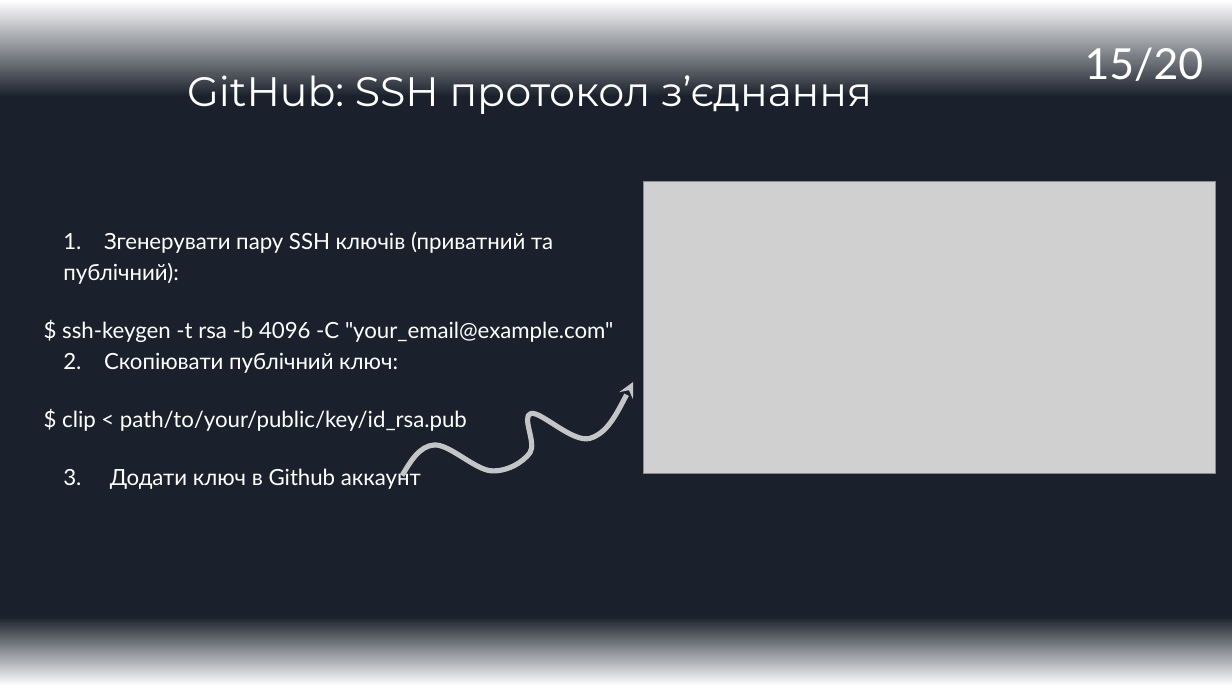
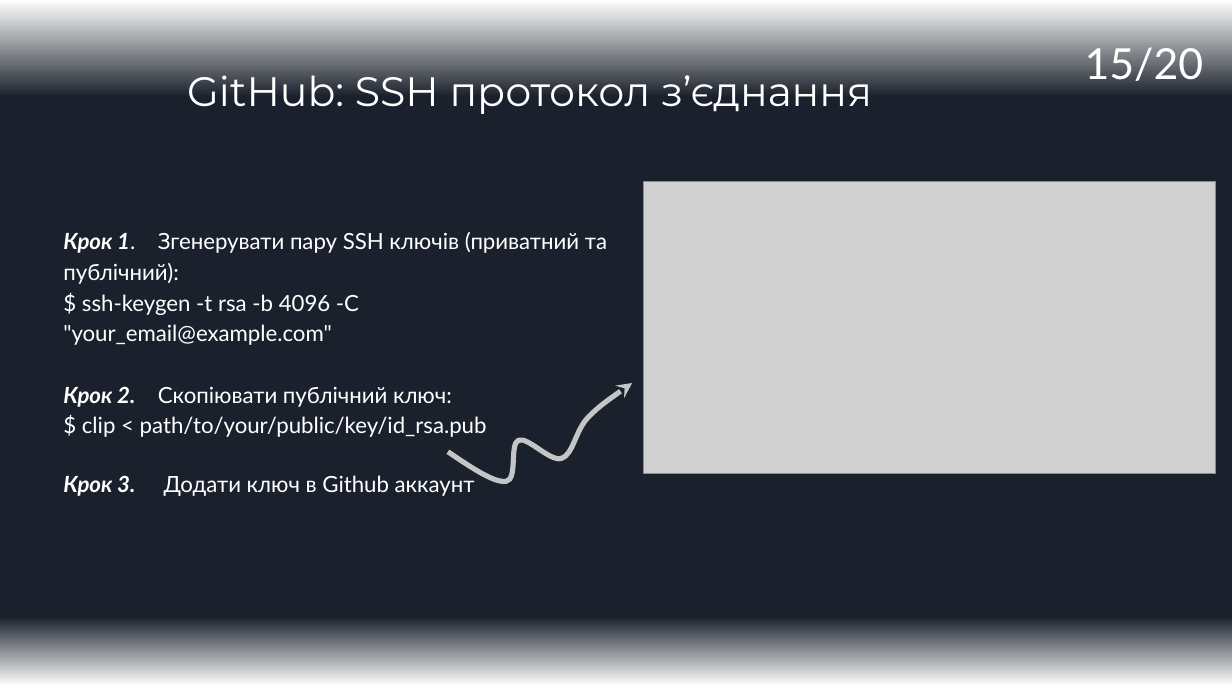
Before and after one commit to ValueOverStatic/IT-carrer-Seminars, a slide deck: slide 15 of Seminar1_Github_v02.pptx. Drawn at 1232x693 pixels with LibreOffice and Linux fonts; fonts in the diff are those of the drawing; grey boxes stand for pictures. Boxes give left, top, right and bottom in pixels: in the first picture for what was removed or moved away, otherwise in the second. Text is boxed around its words. In the diff, an @@ line names an element or a change of style, - is before the commit and + after.

```diff
--- a/Seminar1_Github_v02.pptx
+++ b/Seminar1_Github_v02.pptx
@@ text at (x1=63, y1=232, x2=607, y2=284): text changed @@
-1. Згенерувати пару SSH ключів (приватний та публічний):
+Крок 1. Згенерувати пару SSH ключів (приватний та публічний):
@@ text at (x1=63, y1=294, x2=487, y2=437): indent changed; less space between paragraphs @@
@@ text at (x1=63, y1=386, x2=452, y2=407): text changed @@
-2. Скопіювати публічний ключ:
+Крок 2. Скопіювати публічний ключ:
@@ freeform shape resized from (x1=402, y1=382, x2=633, y2=476) to (x1=448, y1=383, x2=633, y2=482) @@
@@ text at (x1=63, y1=475, x2=475, y2=496): text changed @@
-3. Додати ключ в Github аккаунт
+Крок 3. Додати ключ в Github аккаунт
```
Also in this commit, not shown: 6 other slides changed.
